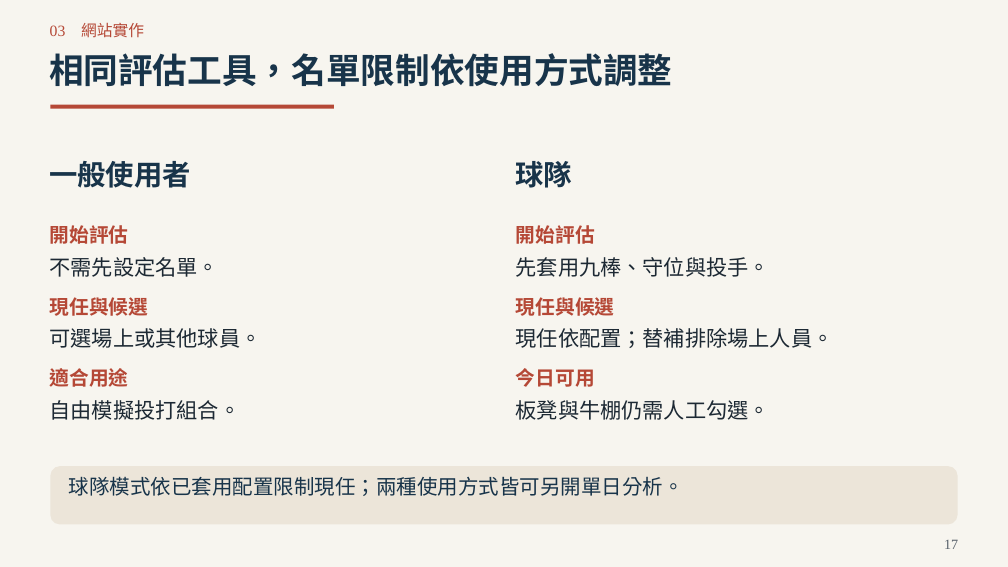
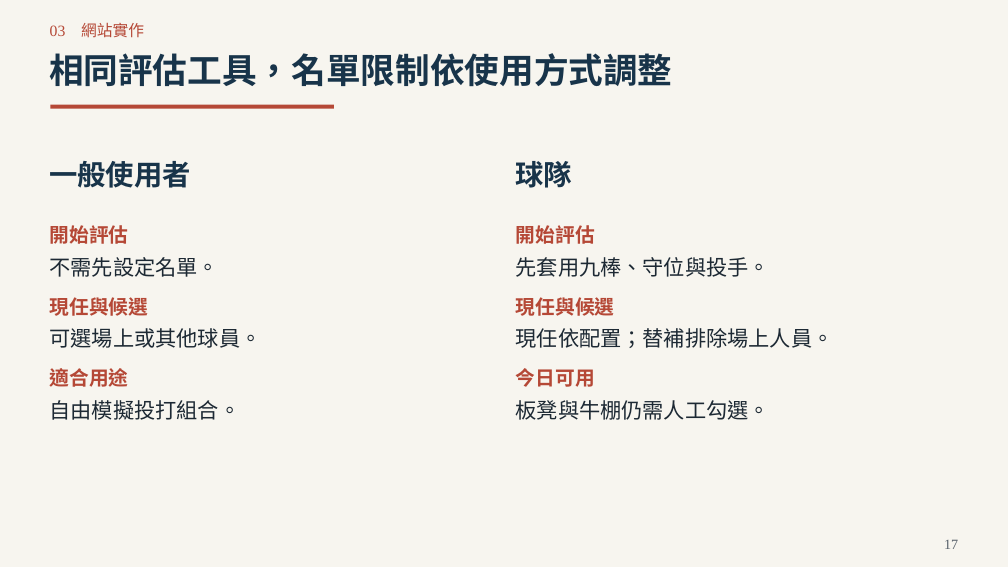
Before and after one commit to Da-Xiong-Chen/baseball_project, a slide deck: slide 17 of presentations/competition-2026/一球兩面_正式競賽版_40頁_評審閱讀優化_20261020.pptx. Drawn at 1008x567 pixels with LibreOffice and Linux fonts; fonts in the diff are those of the drawing. Boxes give left, top, right and bottom in pixels: in the first picture for what was removed or moved away, otherwise in the second. Text is boxed around its words. In the diff, an @@ line names an element or a change of style, - is before the commit and + after.

```diff
--- a/presentations/competition-2026/一球兩面_正式競賽版_40頁_評審閱讀優化_20261020.pptx
+++ b/presentations/competition-2026/一球兩面_正式競賽版_40頁_評審閱讀優化_20261020.pptx
@@ rounded rectangle removed at bbox=[51, 467, 958, 525] @@
@@ text removed at bbox=[68, 476, 683, 496] @@
-球隊模式依已套用配置限制現任；兩種使用方式皆可另開單日分析。
```
Also in this commit, not shown: 7 other slides changed, 4 other files.
